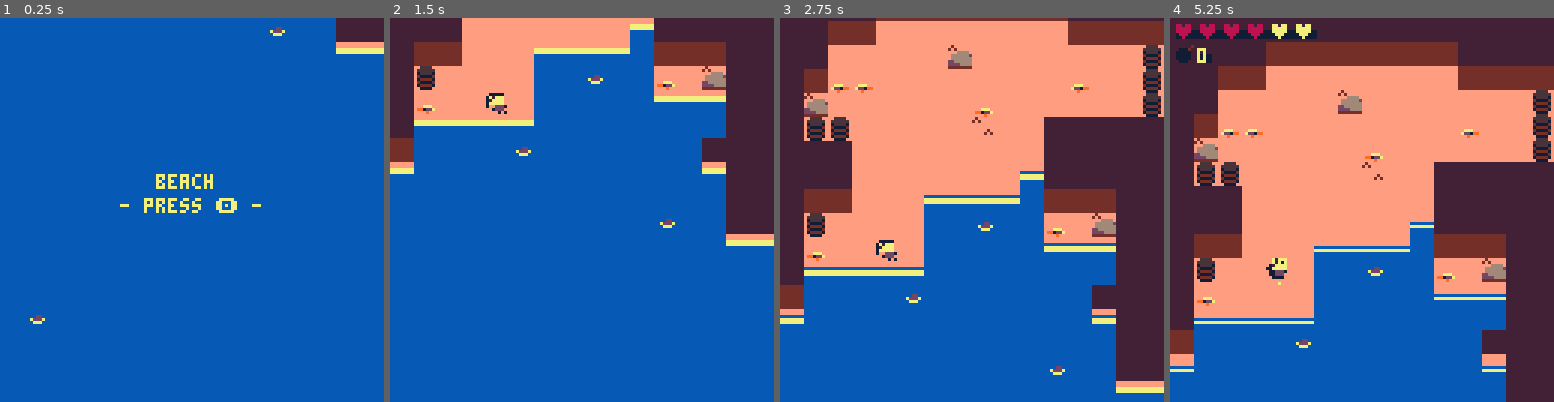
Above: before the commit, frames 1-4 (left to right).
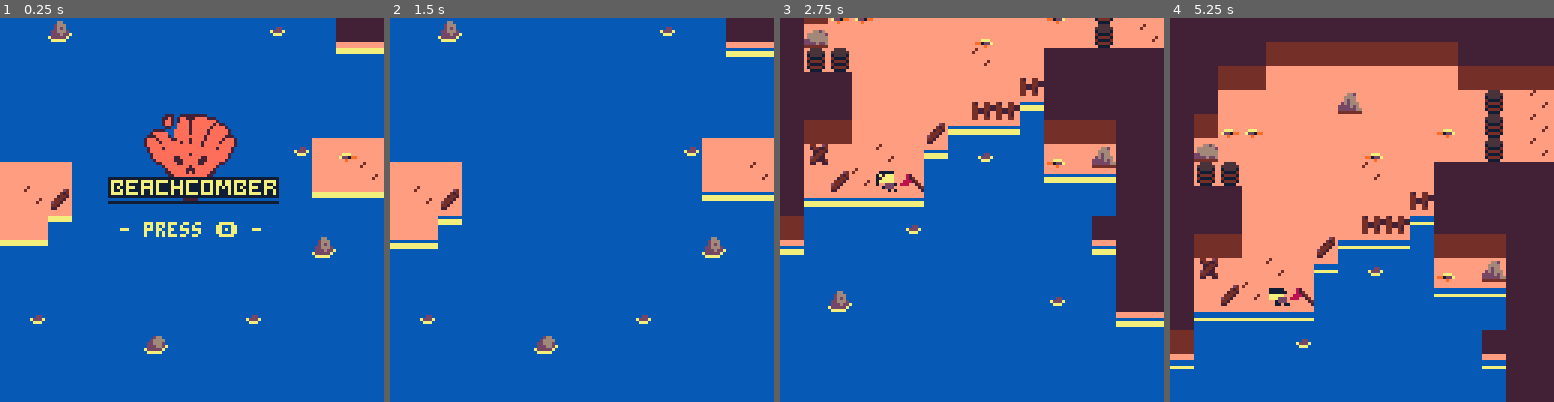
Above: after the commit, the same moments.

Repository: ZachIsAGardner/beach
Game: PICO-8 cartridge beach/beach.p8
The game is run twice, just before and just after one commit, with the same random seed, the same clock (stepped at 60 frames per second) and the same inputs.
Inputs:
- Up to frame 1 (0.25 s): no input
- Up to frame 2 (1.5 s): tap X (X key) at 0.33, 1.07 s; tap O (Z key) at 0.7 s
- Up to frame 3 (2.75 s): hold Right 1.6-2.1 s; tap O (Z key) at 1.7, 2.1, 2.5 s; tap X (X key) at 1.85 s; hold Up 2.15-2.42 s; hold Right from 2.47 s (still down)
- Up to frame 4 (5.25 s): tap O (Z key) every 0.4 s from 2.9 to 4.9 s; tap X (X key) at 2.97, 4.08, 5.2 s; release Right at 3.03 s; hold Left 3.08-3.58 s; hold Down 3.63-3.97 s; hold Right 4.02-4.68 s; hold Up 4.73-5.03 s; hold Left from 5.08 s (still down)

The runs differ from the first frame. In frame 1, 14% of the frame differs, in the area x 0-100%, y 0-88%; in frame 2, 30%; in frame 3, 38%, in the area x 0-100%, y 0-98%; in frame 4, 8.3%.

Commit message:
Improve title screen. Other small improvements.

Diff:
--- a/beach/beach.p8
+++ b/beach/beach.p8
@@ -210,145 +210,209 @@
 
 
 
+…(64 lines of a section not shown)…
 __gff__
-0000020202020202000000000000000000000000000002020202020000000000000002020200020000808080800000000202020000000000008080808001000001010100000000010001000000084020000000000000000100000000000000200100000040002010000000010000000000000000000000000000000100000000
+0000020202020202000002020000000000000000000002020202020000000000020002020200020000808080800000000202020000000000008080808001000001010100000000010101000000084020000000000000000100000000000000200100000040002010000000010000000000000000000000000000000100000000
 0000000000000000000000000000000000000000000000000000000000000000000000000000000000000000000000000000000000000000000000000000000000000000000000000000000000000000000000000000000000000000000000000000000000000000000000000000000000000000000000000000000000000000
 __map__
 3131313131313131313131313131313131313131313131313131313131313131313131313131313131313131313131313131313131313131313131313131313131313131313131313131313131313131030303030303030303030303030303032323230323232323232323232323232303030303030303030303030303030303
-3131313130303030303030303131313131313131303030303030303030313131313131313131313131313131313131313131303030303030303030303030313131313030303030303030303030303131030202020202020202020202020202032323420623232323232323032323232303030303030303030303030303030303
-31313030212121212121212130303030303030302121212121212121213030303030303030303030303131313130303030302167141414212121212121253d3131302121402121212125212121213031033211421201010101010101011126032323333323232323232323022323232303030303030303030303030303030303
-31312121212121222121212121212126252121212150212121212521214021212121212121214021213031313121212121252121332333212521212121213d3131222121212121212121212121212131032301323232323232323232321126032323232303030303232323332323230702060202020202040809040202020202
-313050502121212121212121502121262121212121212121212121212121222121212121212121212121313131212121212133332323233d3d3d3d2121213d3131212121212126262621212121212131032301030323232323010101010103032301010103030303032323232323233333333333333333330101333333333333
-31222121212121215021212121212126212121212121212121212121212121212121215021212121212130313121213333332324232321212121252160213d3131212121213131313131312122213131031201020223230303013232323202022301030103020202020101010101010123232323232323010101232323232323
-3126262121212121252121313131313131212121212121212121212126263131313121212125212121212130302121232323232121212121212121212121313131212121213131313131302121213031032621262647120303010101010101010101030102421201010101010101010101131414141167120101140101010123
-3131312121212121212121313131313131212121212121212121212126263131313121212121212121212126262121232323232131313131313131313131313131212521213131313131212147216031030101030301010303010101010101010101031301010101010101010101010101131515150101010101141126261223
-3131312121212121212133313131313130333325212121212121213131313131313133332121212123232126262121232323232131313131313131313131313131212121213131313131212121212131033201030303030303030101010101013333030303030303030101010101010133332323230132013333233333333323
-3130302121213333333323303030313133242326502125212121213131313131313023232121212123232121212521232323232130303030303030303131303030212121213131313131212121212131032301020202020202030303030303032323020202020203030101333333333323232323230101012323232323232323
-3126212121212323242323502122313123232333333333333131313131313131313323232121252121214021212121232423212121212521212121213030212121212121213030313131212121212131032342010111212112020202020202032323213333333302023333232323232323232323233333332323232323232323
-3150212177212323232323333333313123232323232323313131313131313131312323232121212121212121212121232323212121212121212121215021212125212121212121313131212121252131032301323232323201010101010101032323422323232333332323232323232323232323232323232323232323232323
-3133333333332323232323232323313123232323232323313131313131313131312323243321212121212121252133232323212521212121216021253131313131212121222121303131212121212131032332232323232332323232323201032323332323232323232323232323232323232323232323232323232323232323
-3023232323242323232323232331313123232323233131313131313131313130302323232333333333333333333323232321313131313131313131313131313131212121212121333131313121313131032323234223211201010101010101032323232323232323232323232323232323232323232323232323232323232323
-3323232323232323232323232333313123232331313131313131313131313133332323232323232323232323232323232333303030313131313131313131313131333333333333233031313126313131032323233223112123232323422121032323232323232323232323232323232323232323232323232323232323232323
-2323232323232323232323232323313123232331313131313131313131313123232323232323232323232323232323232323333333303030303030303030303030232324232323233330303021303131030303030303111203030303030303032323232323232323232323232323232323232323232323232323232323232323
-2323232323232323232323242323313103030303030303030303030303030303030323232323232323232323232323232323232323333333333333333333333333232323232323232321212121213131030303030303010103030303030303030303030303030303030303030303030323210303030303030303030303212123
-2323232323232323232323232323333303030602020204030204020202020403030323232323232323232323232323232324232323232323232323232323232323232323232323232321212121213031030202020203010102020202030303030302020202030303030202020202020323070202020218190202020202052223
-2323232323232323232323232323232303030101010101020101010101010103030323232323232323232323232323232323232323232323232323232323232323232321212121212121212121212131032121212102010111212121030303030301010101030303030101010101010323222126120101010111212121262123
-2323232323232323232323232323232303031001010101101010101001010103030323232323232323232323232323232323232323232323232323232423232323232321212121212121212121212131032103031201010103030347030303030301010101040809040101010101010323212121211201011121212121333323
-2323232323232323232323232323232303031003030303030103034001010103030303030303030303232121212121232323232323232323232323232323232323232323222323232121212125212131032106022103030302020221030303030301010111262121261201010101010323212121212112011121212121232323
-2323232323232323232323232323232303031302020202030103030303030303030303030204020406052121672121242323232323232323232323232323232321212121212347232121212121212131031201010102020221422121030303030301010101010101010101010101010323212121212121212121212121232323
-2323232323232323232323232323232303031010100101030104020202020402020202022626261201112121333333232323230702052626212123232323232321212121212323232121212121212130032121210111120111210303030202020201010101010101010101010101010323212121120111212121212121232323
-2323232323232323232323232323232303030303100303030101101010100101010101010101010101112121141414141414142121212121212121212121212121212121212121212121212121212133032121212142120101110302020101010101010101010101010101010101010323332125212121212121212125232323
-2323232323232323232323232323232303020402100202030303030303030303030303030111211213011121151515151515152121212121212121212121212121212121252121212121333333212523030321030303030301010321120101010101010101010101010101010101010323232121212121212121212121232323
-2323232323232323232323232323232303010110101010020402030303030303030303030101010101011121213333232323332121212121212121212121212121212121212121212121232323212123030213020303030332320321212121030301010101011121120101323232010323232121214921212121212121212323
-2323232323232323232323232323232303010101101010101010030408090403030303030101010101011121332323232323233333333333333333333333332121212121212121212521234723212123032121250303030324230321212121030301010101112167211201232423010323232621212121212121212121262323
-2323232323232323232323232323232303016001010101010101021001011003030303030303030521333333232323232323232323232323232323232323233333212122212121212121232323212123032142210303020221210321422121030301010101011121120101010101010324233321171a1a172121213333332323
-2324232323232323232323232323232303011010010101010101011010101003030302020202023333232323232323232323232323232323232323232323232323212121213333333333232323262623032121210303212142210221212121030301013232320101010101010101010323232333331414333333332323232323
-2323232323232323232323232323232303011010100101011060031010101003030323232323232323232323232323232323232323232323232323232323232323333333332323232323232323333323032121210202252121422121212121030301322301010101010101010101010323232329281515232323232323232324
-2323232323232323232323232323232303010101010101010101034710101003030323232323232323232323232323232323232323232323232323232323232323232323232323232323232323232323036021212121212142212121212121030301010101010101010101010101010323232323281515232323232323232323
-2323232323232323232323232323232303030303030303030303030303030303232323232323232323232323232323232323232323232323232323232323232323232323232323232323232323232323030303030303030303030303030303030303030303030303030303030303030323232323232323232323232323232323
-…(106 lines of a section not shown)…
+3131313130303030303030303131313131313131303030303030303030313131313131313131313131313131313131313130303030303030303030303030313131313030303030303030303030303131030202020202020202020202020202032323420223232323232323032323232303030303030303030303030303030303
+3131303021212121212121213030303030303030212121212121212121303030303030303030303030313131313030303021216714141421212121212125313131302121212121212125212121213031033211421201010101010101011126032323333323232323232323022323232303030303030303030303030303030303
+3131212121212120212121212126212525212121215021212121252121402125252121212121212121303131312121252521212123232021252121212121313131222147212121212121212121212131032401323232323232323232321126032323232303030303232323332323230702060202020202040809040202020202
+3130505021212121212121502126212525212121212121212121212121212125252121212121212121403131312121252521333323232221212121216021313131212121212126262621212121212131032301030303232323010101010103032301010103030303032323232323233333333333333333330101333333333333
+3122212121212121502121212126212525212121212121212121212121212125252121502121212121213031312121333333232423232021212121212121313131212121213131313131311721173131032121020202230303013232323202022301030103020202020101010101010123232323232323101010232323232323
+3126262121212121252121313131313131212121212121212121212126263131313121212125212121212130302121232323232323231717171720171721313131212121213131313131302121213031032621262626470303010101010121121121030102421201010110101010010101131414141167120101140101010123
+3131312121212121212117313131313131212121212121212121212126263131313121212121212121212126262121232323232121212121212121212121313131212521213131313131212121216031030101030303210303010101010121121125030101010101010110101010010101131515150101010101141126261223
+3131312121212121171733313131313130333325212121212122213131313131313133332121212121212126262121232323232131313131313131313131313131212121213131313131212121212131033201030303030303010101010121213333030303030303030101010101010133332323230101013333233333333323
+3130302121211b33333323303030313133242326501b251d2121213131313131313023232121212121212121212521232323232130303030303030303131303030212121213131313131212121212131032301020202020202323232030303030a23020202020203030101333333333323232323230101012323232323232323
+311d212125213323242323502120313123232333333333333131313131313131313323232121252121214021212121232423212121212521212121213030212525212121213030313131212121212131032342010111212512010101020202032323213333333302023333232323232323230b23233333332323232323232323
+31211b25771c2323232323333333313123232323232323313131313131313131312323232121212121212121212121232323212121212121212121215021212525212121212121313131212121252131032301010101010101010101010101032323422323232333332323232323232323232323232323232323232323232323
+313333333333232323232323232331312323230b232323313131313131313131312323243321211d2121211b25213323232321252121212121602125313131313121212122212130313121212121213103233232323232323232323232320103232333232323232323230a232323232323232323232323232323232323232323
+3023232323242323232323232331313123232323233131313131313131313130302323232333333333333333333323232321313131313131313131313131313131212121212121333131313125313131032324234226211201010101010101032323232323232323232323232323232323232323232323232323232323232323
+33232323232323232323232323333131232323313131313131313131313131333323232323232323232323232323230a2333303030313131313131313131313131333333333333233031313126313131032323233226252112011142262626032323232323232323232323232323232323232323232323232323232323232323
+2323232323232323232323232323313123232331313131313131313131313123232323232323232323232323232323232323333333303030303030303030303030232324232323233330303025303131030303030303121103030303030303032323232323232323232323232323232323232323232323232323232323232323
+23230a2323232323232323242323313103030303030303030303030303030303030323232323230b23232323232323232323232323333333333333333333333333232323232323232321212125213131030303030303121103030303030303030303030303030303030303030303030323210303030303030303030303212123
+232323232323232323232323232333330303060202020403020402020202040303032323232323232323232323232323232423232323232323232323232323232323232323230a232321212121213031030202020203212102020202030303030302020202030303030202020202020323070202020218190202020202052223
+2323232323232323232323232323232303031001010101021010101001010103030323232323232323232323232323232323232323232323232323232323232323232326212121212121212121212131032121212102010111212121030303030301010101030303030101010101010323222126120101010111212121262123
+2323232323232323232323232323232303031001010101101010101001010103030323232323232323232121212121232323232323232323232323232423232323232326212121212121212121212131032103031201010103030321030303030301101001040809040101010101010323212121211201011121212121333323
+2323232323232323232323232323232303031003030303030103034012010103030303030303030303232121672521232323232323232323232323232323232323232323223333332121212125212131032106022103030302020221030303030301101011261211261201101001010323212121212112011121212121232323
+2323232323232323232323232421502103031302020202030103030303030303030303030204020406052125212121242323232323232323232323232323232323232323332323232121212121212131031201010102020211212121030303030301010111251211211201101001010323212121212121212121212121232323
+2121212323232323232323232321212503031001010101030104020202020402020202022626262121212121173333232323170702052626212123232323232323232323232323232121212121212131032121120111120111210303030202020201010111212121211201010101010323212121120111212121212121232323
+21251b2323232323232323232333333303030303010303031010100101112112112112010101111201112121141414141414142121212121212121212121212121212147212121212121212121212131032521212142120101110302022121121121251211212121211201010101010323332125212121212121212125232323
+2121332323232323232323232323232303020402010202031010100111212112112121120111251213112121151515151515152121212121212121212121212525212121212121212121333333212531030321030303030347010321212121121121120101010101010101010101010323232121212121212121212121232323
+333323232323232323232323230a232303010110101010020303030303030303030303030101111201112121173333232333172121212121212121212121212525212121212121212121232323262631030213020303030332320321212125030301011010011121120101323232010323232121214921212121212121212323
+232323232323232323232323232323230301011010101001020203040809040303030303010111212521212133232323232333333333333333333321212121212121212121212121252123472333333103212125030303030a230321212121030301011010112167251201232423010323232621212121212121212121262323
+2323232323232323232323232323232303116012010101010101022112112103030303030303030521333333232323232323232323232323232323333333333333212122212121212121232323232331032142210303020221210321422121030301010101011125120101010101010324233321171a1a172121213333332323
+2324232323232323232324232323232303112521211201010101112121212103030302020202023333232323232323232323232323232323232323232323232323212121213333333333232323232331032121210303212142210221212121030301013232320101010101101010010323232333331414333333332323232323
+2323232323230b23232323232323232303212121211201011160031121211203030323232323232323232323232323232324232323232323232323232323232323333333332323232323232323232330032121210202252121212125212121030301322301010101010101101010010323232329281515232323232323232324
+2323232323232323232323232323232303212121252121212121032647212603030323232323232323232323232323232323232323232323232323232323232323232323232323232323232323232333036021212121212142212121212121030301010101010101010101010101010323232323281515232323232323232323
+232323232323232323232323232323230303030303030303030303030303030323232323232323232323232323232323232323232323232323232323232323232323232323232323232323230a232323030303030303030303030303030303030303030303030303030303030303030323232323232323232323232323232323
+…(106 lines of a section not shown)…
--- a/beach/scripts/actor_utilities.p8
+++ b/beach/scripts/actor_utilities.p8
@@ -71,6 +71,9 @@
 	if (not define) define = define_actor
 
 	local room = get_room_grid()
+	if (not started) then
+		room.y += 16
+	end
 
     for y=room.y,room.y+15 do for x=room.x,room.x+15 do
         if (mget(x,y) == t) then
@@ -143,9 +146,24 @@
 end
 
 function create_random_drop(a)
-	local r = ceil(rnd(5))
-
-	-- if (r == 1) create_coins(a)
+	if (not a.tag == "barrel") then
+		local hit_col = is_solid(a.x,a.y,f_col)
+		if (hit_col.hit) return
+	end
+
+	local r = ceil(rnd(7))
+
+	if (pl.health <= 2) then
+		create_hearts(a)
+		return
+	end
+
+	if (pl.bombs <= 2) then
+		if (r == 1) create_hearts(a)
+		if (r > 4) create_bombs(a)
+		return
+	end
+
 	if (r == 2) create_hearts(a)
 	if (r == 3) create_bombs(a)
 end
--- a/beach/scripts/definitions.p8
+++ b/beach/scripts/definitions.p8
@@ -79,7 +79,7 @@
 
 	a.coins = 0
 	a.bombs = 1
-	a.max_bombs = 3
+	a.max_bombs = 5
 
 	a.health = 4
 	a.max_health = 6
@@ -129,6 +129,7 @@
 	a.anims={idle={s=s,e=e,l=false,d=true}}
 	a.anim_duration=0.15
 	a.destroy_offscreen=true
+	a.collidible=false
 
 	return a
 end
--- a/beach/scripts/draw.p8
+++ b/beach/scripts/draw.p8
@@ -7,9 +7,12 @@
 function draw_player(a)
 	draw_actor(a)
 
-	rectfill(camera_pos.x+3+6,camera_pos.y+12,camera_pos.x+2+11,camera_pos.y+9+5,c_dark_blue)
-	print(a.bombs, camera_pos.x+9, camera_pos.y+10, c_white)
-	spr(101,camera_pos.x+1, camera_pos.y+8)
+	rectfill(camera_pos.x+2,camera_pos.y+10,camera_pos.x+14,camera_pos.y+17,c_dark_blue)
+	local color = c_white
+	if (a.bomb_pickup_timestamp and time() - a.bomb_pickup_timestamp < 0.25) color = c_green
+	if (a.bomb_timestamp and time() - a.bomb_timestamp < 0.25) color = c_pink
+	print(a.bombs, camera_pos.x+11, camera_pos.y+12, color)
+	spr(101,camera_pos.x+2, camera_pos.y+10)
 
 	-- spr(95,camera_pos.x+2, camera_pos.y+17)
 	-- print(a.coins, camera_pos.x+9, camera_pos.y+17, c_white)
@@ -37,42 +40,56 @@
 function draw_fixed_health()
 	rectfill(
 		2+camera_pos.x,
-		4+camera_pos.y,
+		2+camera_pos.y,
 		8*(pl.max_health)+camera_pos.x,
-		6+camera_pos.y,
+		8+camera_pos.y,
 		c_dark_blue
 	)
 
 	for i=0,pl.max_health-1 do
 		local color=c_red
+		if (pl.health_pickup_timestamp and time() - pl.health_pickup_timestamp < 0.25) color=c_green
+		if (pl.invi_timestamp and time() - pl.invi_timestamp < 0.25) color=c_pink
 		if (i>pl.health-1) color=c_white
 		pal(c_red,color)
-		spr(78,i*8+2+camera_pos.x,2+camera_pos.y)
+		spr(78,i*8+3+camera_pos.x,3+camera_pos.y)
 	end
 end
 
 function draw_floating_health(a)
-	if (not a.invi_timestamp or time() - a.invi_timestamp > 1.5) return
+	if (not a.invi_timestamp or time() - a.invi_timestamp > 2.5) return
 
-	local length = (a.max_health - 1) * 4
+	local rows = ceil(a.max_health/10)
+
+	local length = ((a.max_health - 1) * 4) / rows
 	local start = (a.x*8-4) - (length/3.5)
+
 	rectfill(
-		start,
-		a.y*8-4-4,
-		start + length,
-		(a.y*8-4-4)+2,
+		start-1,
+		a.y*8-4-4-1,
+		start + length + 3,
+		((a.y*8-4-4)+2)+(4 * (rows - 1))+1,
 		c_dark_blue
 	)
 
+	local l = 0
+	local r = 0
 	for j=0,a.max_health-1 do
 		local color=c_red
 		if (j>a.health-1) color=c_white
 		pal(c_red,color)
+
 		spr(
 			79,
-			start+(j*4),
-			a.y*8-4-4
+			start+(l*4),
+			(a.y*8-4-4)+(4*r)
 		)
+
+		l+=1
+		if (l > 9) then
+			l = 0
+			r+=1
+		end
 	end
 
 	pal()
--- a/beach/scripts/game.p8
+++ b/beach/scripts/game.p8
@@ -42,7 +42,7 @@
 
 --update
 function _update()
-	if (started) then
+	if (started and time() - started_timestamp > 0.75) then
 		-- move camera normally
 		destination = {
 			x = get_room().x,
@@ -82,9 +82,14 @@
 function cleanup_rooms()
 	local r = get_room()
 
+	if (not started) then
+		r.y += 128
+	end
+
 	local new_room = false
 	if (current_room == nil or not (r.x == current_room.x and r.y == current_room.y)) then
 		new_room = true
+		-- log("x: " .. r.x .. " y: " .. r.y)
 	end
 	current_room = r
 
@@ -113,7 +118,7 @@
 		disabled_actors={}
 
 		for a in all(actors) do
-			if (not is_in_room(a)) then
+			if (not is_in_room(a) and started) then
 				if (a.destroy_offscreen) then
 					del(actors,a)
 				else
@@ -142,10 +147,12 @@
 		end
 	end
 
-    if (not started) then
-        -- title
-        print("beach", 0+52, 128+52, c_white)
-        print("- press " .. p_prompt .. " -", 0-12+52, 128+8+52, c_white)
+    if (started_timestamp == nil or time() - started_timestamp < 0.2) then
+		if (started) pal_all(c_white)
+		spr(203,48,158,4,4)
+		spr(194,36,180,8,2)
+        print("- press " .. p_prompt .. " -", 0-12+52, 128+16+52, c_white)
+		pal()
     end
 
 	if (game_ended) then
--- a/beach/scripts/init.p8
+++ b/beach/scripts/init.p8
@@ -7,6 +7,7 @@
 function start()
 	started=true
 	started_timestamp=time()
+	sfx(29)
 end
 
 function init_actors()
@@ -28,7 +29,7 @@
 		function(a)
 			a.tag="player"
 			a.update=function(a)
-				if (started and time() - started_timestamp > 2.5 and not a.go) then
+				if (started and time() - started_timestamp > 3.25 and not a.go) then
 					a.i=0
 					a.go=true
 				end
@@ -140,8 +141,8 @@
 		a.w=0.8
 		a.h=0.8
 		a.s=2
-		a.max_health=16
-		a.health=16
+		a.max_health=20
+		a.health=20
 		a.anims={
 			idle={s=73,e=73,l=true},
 			walk={s=73,e=75,l=true},
@@ -248,6 +249,7 @@
 	replace_with_actor(38,33,function(a)
 		a.w=0.5
 		a.h=0.5
+		a.tag="barrel"
 		a.update=function(a)
 			local hit_atk = is_solid_area(a.x,a.y,a.w,a.h,f_pl_atk)
 			if (hit_atk.hit) then
--- a/beach/scripts/update.p8
+++ b/beach/scripts/update.p8
@@ -133,56 +133,62 @@
 	end
 
 	-- bomb
-	if (btn(5) and a.five_released and a.bombs > 0) then
-		a.bombs -= 1
-
-		local bomb = define_actor()
-
-		bomb.z=0
-		bomb.x=a.x
-		bomb.y=a.y
-		bomb.frame=101
-		bomb.w=0.25
-		bomb.h=0.25
-		bomb.color=c_red
-		bomb.i=0
-
-		bomb.draw=function(ba)
-			if (ceil(bomb.i) % 2 == 0 and time() - bomb.birth_timestamp > 0.5) then
-				pal_all(c_red)
-			else
-				pal()
-			end
-
-			draw_actor(ba)
-		end
-
-		bomb.update=function(ba)
-			bomb.i+=0.5
-
-			if (time() - ba.birth_timestamp > 1) then
-				local circle = define_circle()
-
-				circle.x = ba.x
-				circle.y = ba.y
-				circle.z=0
-				circle.r=1.7
-				circle.w=1.7
-				circle.h=1.7
-				circle.flags[f_pl_atk]=true
-				circle.color=c_red
-				circle.max_lifetime = 0.1
-				circle.damage=2
-
-				ba.atk_instance = create_actor(circle)
-				sfx(17)
-				del(actors, ba)
-			else
-				sfx(16)
-			end
-		end
-
-		create_actor(bomb)
+	if (btn(5) and a.five_released and a.current_anim != "attack") then
+		if (a.bombs <= 0) then
+			sfx(28)
+		else
+			a.bombs -= 1
+			a.bomb_timestamp = time()
+
+			local bomb = define_actor()
+
+			bomb.z=0
+			bomb.x=a.x
+			bomb.y=a.y
+			bomb.frame=101
+			bomb.w=0.25
+			bomb.h=0.25
+			bomb.color=c_red
+			bomb.i=0
+
+			bomb.draw=function(ba)
+				if (ceil(bomb.i) % 2 == 0 and time() - bomb.birth_timestamp > 0.5) then
+					pal_all(c_red)
+				else
+					pal()
+				end
+
+				draw_actor(ba)
+			end
+
+			bomb.update=function(ba)
+				bomb.i+=0.5
+
+				if (time() - ba.birth_timestamp > 1) then
+					local circle = define_circle()
+
+					circle.x = ba.x
+					circle.y = ba.y
+					circle.z=0
+					circle.r=1.7
+					circle.w=1.7
+					circle.h=1.7
+					circle.flags[f_pl_atk]=true
+					circle.color=c_red
+					circle.max_lifetime = 0.1
+					circle.damage=2
+
+					ba.atk_instance = create_actor(circle)
+					sfx(17)
+					del(actors, ba)
+				else
+					sfx(16)
+				end
+			end
+
+			create_actor(bomb)
+
+		end
 
 		a.five_released = false
 	end
@@ -195,6 +201,7 @@
 	local hit_health = is_solid_area(a.x, a.y, a.w, a.h, f_health)
 	if (hit_health.hit) then
 		a.health+=1
+		a.health_pickup_timestamp=time()
 		if (a.health > a.max_health) a.health = a.max_health
 		del(actors, hit_health.a)
 		sfx(14)
@@ -204,6 +211,7 @@
 	local hit_bomb_drop = is_solid_area(a.x, a.y, a.w, a.h, f_bomb_drop)
 	if (hit_bomb_drop.hit) then
 		a.bombs+=1
+		a.bomb_pickup_timestamp=time()
 		if (a.bombs > a.max_bombs) a.bombs = a.max_bombs
 		del(actors, hit_bomb_drop.a)
 		sfx(14)
Not shown, changed: 160 lines of the sprite sheet (__gfx__) section of beach/beach.p8
Not shown, changed: the sound effects (__sfx__) section of beach/beach.p8
Not shown, changed: beach/todo.md
Not shown, added: notes.md
